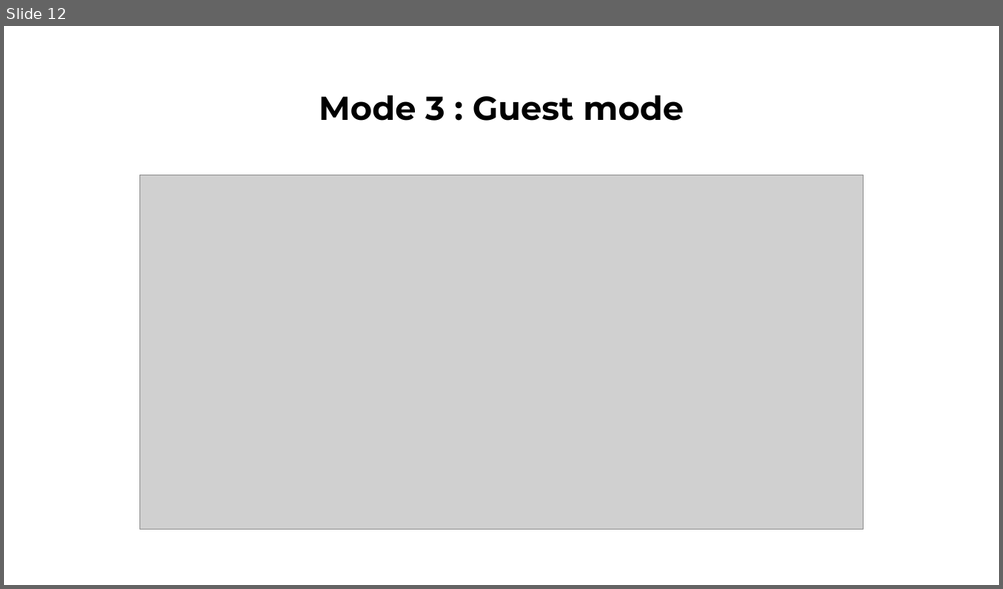
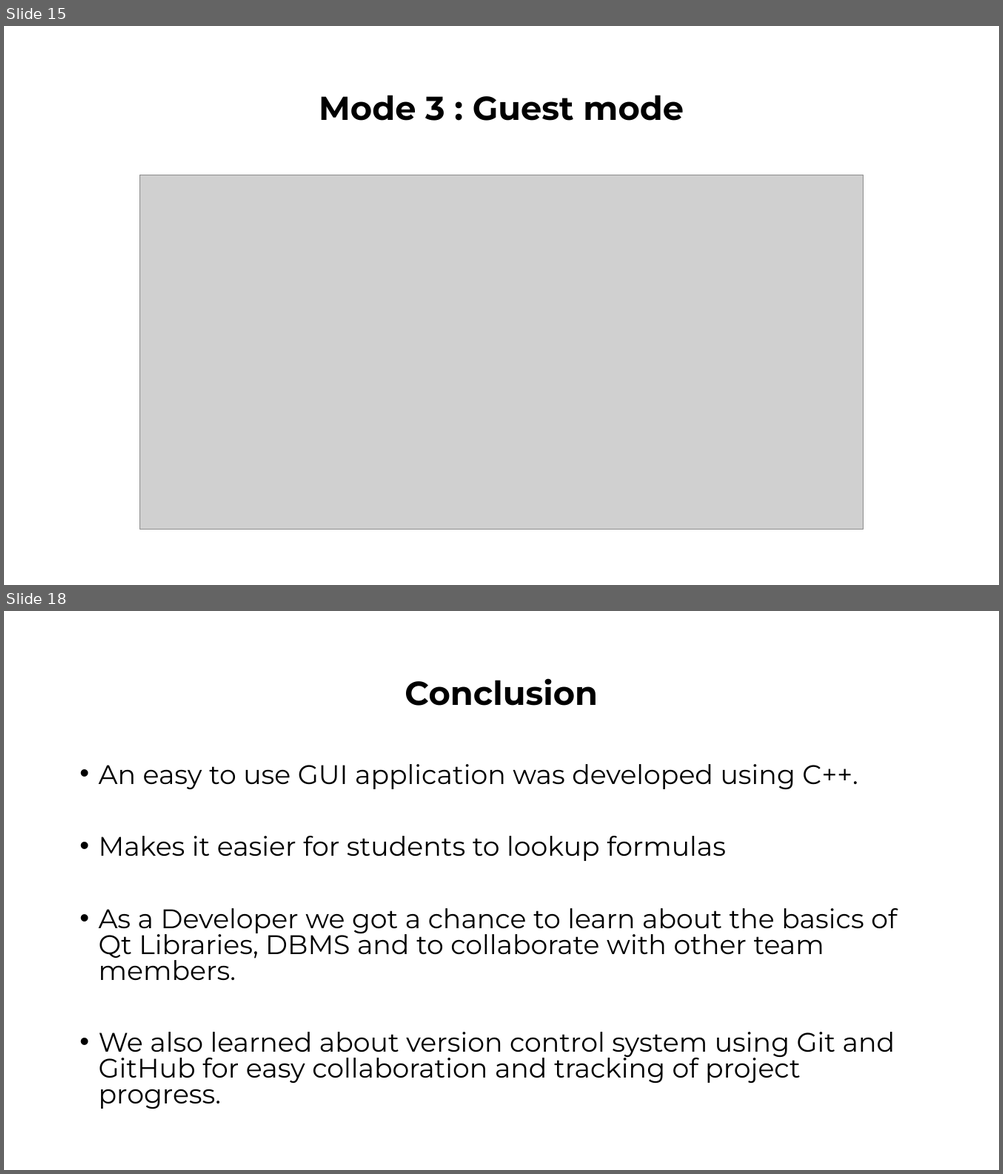
Before and after one commit to AtuLxCE/formula-encyclopaedia, a slide deck: Documentation/Formula Encylopedia 2.0 .pptx. Shown one above the other, each under a label of ours: slide 12 before the commit, slides 15 and 18 after it; the slides between them are not shown. The pictures are 1003x589 and 1003x1174 pixels, drawn with LibreOffice and Linux fonts; fonts in the diff are those of the drawing; grey boxes stand for pictures. Boxes give left, top, right and bottom in pixels: in the first picture for what was removed or moved away, otherwise in the second. Text is boxed around its words. In the diff, an @@ line names an element or a change of style, - is before the commit and + after.

```diff
--- a/Documentation/Formula Encylopedia 2.0 .pptx
+++ b/Documentation/Formula Encylopedia 2.0 .pptx
@@ slide 18 added at box(4, 611, 999, 1170), background #FFFFFF @@
@@ title added at box(404, 678, 597, 706), 32 pt, text #000000, bold @@
+Conclusion
@@ text added at box(99, 764, 896, 1110), 25.9 pt, text #000000 @@
+• An easy to use GUI application was developed using C++.
+• Makes it easier for students to lookup formulas
+• As a Developer we got a chance to learn about the basics of Qt Libraries, DBMS and to collaborate with other team members.
+• We also learned about version control system using Git and GitHub for easy collaboration and tracking of project progress.
@@ what was slide 12 is now slide 15 @@
```
Also in this commit, not shown: 8 slides changed, 5 other slides added.
